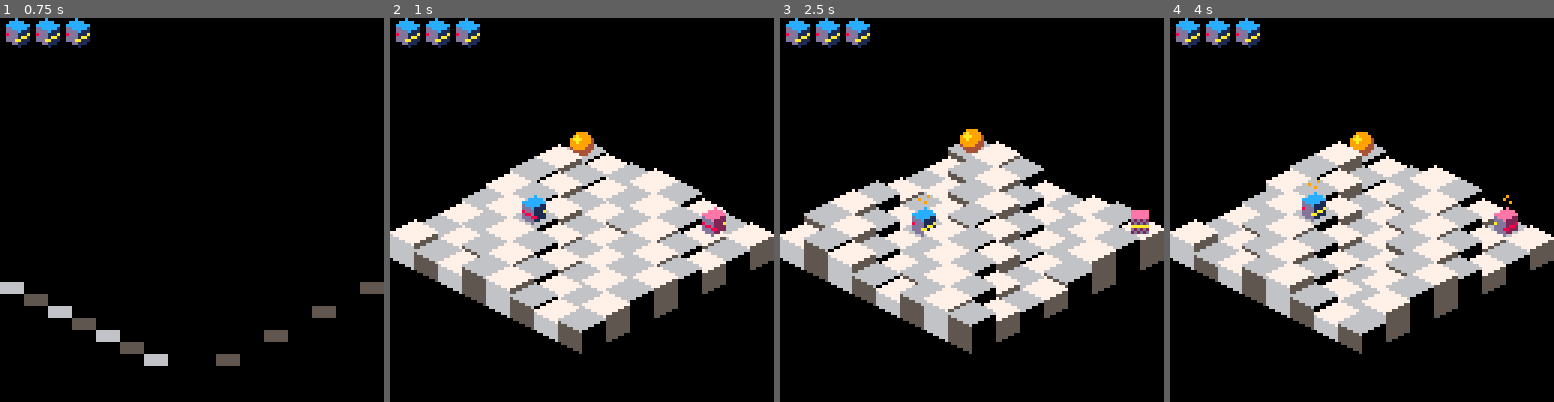
Above: before the commit, frames 1-4 (left to right).
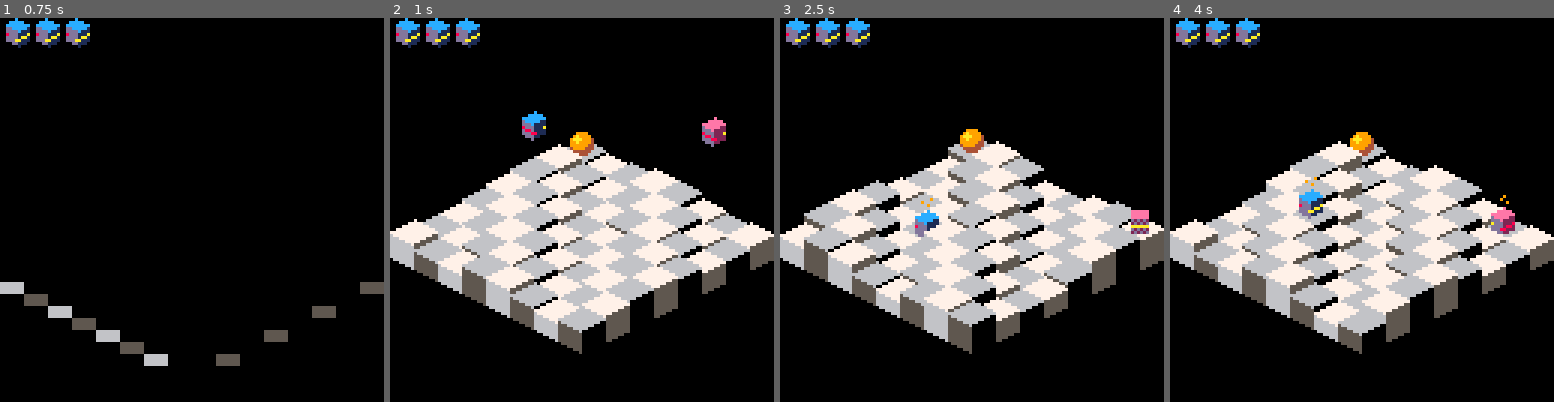
Above: after the commit, the same moments.

Repository: erwinbonsma/BumbleBotsPico8
Game: PICO-8 cartridge rolmops.p8
The game is run twice, just before and just after one commit, with the same random seed, the same clock (stepped at 60 frames per second) and the same inputs.
Inputs:
- Up to frame 1 (0.75 s): tap O (Z key) at 0.7 s
- Up to frame 2 (1 s): no input
- Up to frame 3 (2.5 s): hold Right 1.6-2.1 s; tap O (Z key) at 1.7, 2.1 s; hold Up 2.15-2.42 s; hold Right from 2.47 s (still down)
- Up to frame 4 (4 s): tap O (Z key) every 0.4 s from 2.5 to 3.7 s; release Right at 3.03 s; hold Left 3.08-3.58 s; hold Down 3.63-3.97 s

Frame 1 is identical in both runs. In frame 2, 1.5% of the frame differs, in the area x 34-88%, y 24-58%; in frame 3, 0.2%; in frame 4, 0.5%.

Commit message:
Let player only pick-up pickups when at ground-level
Refactoring to enable this:
- Moved mover height calculation from draw() to update(). Moved it to separate update_height method. Also now always invoking update() of movers.
- Introduced freeze() to Mover and Level class. Added can_move() method to handle both freeze and dazed. Animations now explicitly freeze the level.
- Let Level maintain player and enemies in single movers array. This facilitates invoking update(),destroy() and freeze() on all.
- Refactored Mover update() by moving some logic in new turn_step() and move_step() methods.

At start of level, let all movers drop from the sky. That's easy now and looks cool.

Diff:
--- a/rolmops.p8
+++ b/rolmops.p8
@@ -549,6 +549,7 @@
 
  o.drop_speed=1
  o.dazed=0
+ o.height=40
 
  return o
 end
@@ -567,6 +568,17 @@
 
 function mover:is_dazed()
  return self.dazed>0
+end
+
+function mover:freeze()
+ self.frozen=true
+end
+
+function mover:can_move()
+ return (
+  self.dazed==0 and
+  not self.frozen
+ )
 end
 
 function mover:heading()
@@ -592,7 +604,7 @@
   palt(5,true)
   palt(6,true)
  end
- local height=self.unit.height
+
  if self:moving() then
   local h=self:heading()
   dx=flr(
@@ -603,78 +615,94 @@
    (col_delta[h]+row_delta[h])
    *self.mov/self.mov_del/2+0.5
   )*self.mov_dir
-
-  -- adapt height if needed
-  if self.unit2!=nil then
-   --on two tiles, follow highest
-   height=max(height,self.unit2.height)
-  end
- end
- if (
-  self.prev_height!=nil and
-  self.prev_height>height
- ) then
+ end
+
+ dy-=self.height-self.draw_unit.height
+
+ spr(160+r%10,x+dx,y+dy-7,1,2)
+ pal()
+end --mover:draw()
+
+function mover:update_height()
+ local height=self.unit.height
+
+ -- adapt height if needed
+ if self.unit2!=nil then
+  --on two tiles, follow highest
+  height=max(height,self.unit2.height)
+ end
+ if self.height>height then
   --gradual fall
   height=max(
-   height,self.prev_height-self.drop_speed
+   height,self.height-self.drop_speed
   )
   self.drop_speed+=0.1
  else
   self.drop_speed=1
  end
- self.prev_height=height
- dy -= height-self.draw_unit.height
-
- spr(160+r%10,x+dx,y+dy-7,1,2)
- pal()
-end --mover:draw()
+ self.height=height
+end
+
+function mover:turn_step()
+ self.rot+=self.rot_dir+self.rot_max
+ self.rot%=self.rot_max
+ if self.rot%(5*self.rot_del)==0 then
+  -- finished turn
+  self.rot_dir=0
+ end
+end
+
+function mover:move_step()
+ self.mov+=self.mov_inc
+
+ local relmov=(
+  self.mov+self.mov_max
+ )%self.mov_max
+
+ if relmov==2*self.mov_del-1 then
+  -- about to enter next unit
+  local to_unit=self.unit:neighbour(
+   (
+    self:heading()+
+    self.mov_dir+3
+   )%4
+  )
+  if self:can_enter(to_unit) then
+   -- entered destination unit
+   self:entering_unit(to_unit)
+  else
+   -- cannot move, retreat
+   self.mov_inc=-1
+   self.mov+=self.mov_inc
+   self:bump()
+  end
+ elseif relmov==4*self.mov_del then
+  -- halfway crossing
+  self:enter_unit()
+ elseif relmov==7*self.mov_del then
+  -- exited source unit
+  self:exited_unit()
+ elseif self.mov==0 then
+  -- done
+  self.mov_dir=0
+  self.mov_inc=1
+ end
+end
 
 function mover:update()
  if self.dazed>0 then
   self.dazed-=1
  end
 
- if self:turning() then
-  self.rot+=self.rot_dir+self.rot_max
-  self.rot%=self.rot_max
-  if self.rot%(5*self.rot_del)==0 then
-   -- finished turn
-   self.rot_dir=0
-  end
- elseif self:moving() then
-  self.mov+=self.mov_inc
-  local relmov=(
-   self.mov+self.mov_max
-  )%self.mov_max
-  if relmov==2*self.mov_del-1 then
-   -- about to enter next unit
-   local to_unit=self.unit:neighbour(
-    (
-     self:heading()+
-     self.mov_dir+3
-    )%4
-   )
-   if self:can_enter(to_unit) then
-    -- entered destination unit
-    self:entering_unit(to_unit)
-   else
-    -- cannot move, retreat
-    self.mov_inc=-1
-    self.mov+=self.mov_inc
-    self:bump()
-   end
-  elseif relmov==4*self.mov_del then
-   -- halfway crossing
-   self:enter_unit()
-  elseif relmov==7*self.mov_del then
-   -- exited source unit
-   self:exited_unit()
-  elseif self.mov==0 then
-   -- done
-   self.mov_dir=0
-   self.mov_inc=1
-  end
- end
+ if self:can_move() then
+  if self:turning() then
+   self:turn_step()
+  elseif self:moving() then
+   self:move_step()
+  end
+ end
+
+ self:update_height()
 end --mover:update()
 
 function mover:bump()
@@ -735,9 +763,9 @@
  end
 
  if (
+  self:can_move() and
   not self:moving() and
-  not self:turning() and
-  not self:is_dazed()
+  not self:turning()
  ) then
   if self.nxt_rot_dir!=nil then
    self.rot_dir=self.nxt_rot_dir
@@ -757,11 +785,16 @@
  ) then
   sfx(5)
  end
+
  if (
-  self.unit.height<-50 and
-  self.unit2==nil
- )
- then
+  self.unit.pickup!=nil and
+  self.height==self.unit.height
+ ) then
+  self.unit.pickup:pickup(self)
+  self.unit.pickup=nil
+ end
+
+ if self.height<-50 then
   game.signal_death()
  end
 end --update()
@@ -769,14 +802,6 @@
 function player:bump()
  mover.bump(self)
  sfx(0)
-end
-
-function player:enter_unit()
- mover.enter_unit(self)
- if self.unit.pickup!=nil then
-  self.unit.pickup:pickup(self)
-  self.unit.pickup=nil
- end
 end
 
 enemy={}
@@ -806,7 +831,7 @@
   game:signal_death()
  end
 
- if not self:is_dazed() then
+ if self:can_move() then
   if (
    not self:moving() and
    not self:turning()
@@ -918,7 +943,7 @@
  self.__index=self
 
  o.pickups={}
- o.enemies={}
+ o.movers={}
 
  return o
 end
@@ -928,20 +953,21 @@
  self.map_view=new_mapview(map_model)
 end
 
+function level:add_mover(pos,mover)
+ local unit=
+  self.map_model:unit_at(pos)
+ unit:add_mover(mover)
+ mover.unit=unit
+ add(self.movers,mover)
+end
+
 function level:add_player(pos)
  self.player=player:new()
- local unit=
-  self.map_model:unit_at(pos)
- unit:add_mover(self.player)
- self.player.unit=unit
+ self:add_mover(pos,self.player)
 end
 
 function level:add_enemy(pos,enemy)
- local unit=
-  self.map_model:unit_at(pos)
- unit:add_mover(enemy)
- enemy.unit=unit
- add(self.enemies,enemy)
+ self:add_mover(pos,enemy)
 end
 
 function level:add_pickup(pos,pickup)
@@ -952,25 +978,25 @@
 end
 
 function level:reset()
- for e in all(self.enemies) do
-  e:destroy()
- end
- self.enemies={}
- if self.player!=nil then
-  self.player:destroy()
-  self.player=nil
- end
+ for mover in all(self.movers) do
+  mover:destroy()
+ end
+ self.movers={}
+ self.player=nil
  self.map_model.wave_strength_delta=1
 end
 
-function level:update(only_map)
+function level:freeze()
+ for mover in all(self.movers) do
+  mover:freeze()
+ end
+end
+
+function level:update()
  self.map_model:update()
 
- if not only_map then
-  self.player:update()
-  for e in all(self.enemies) do
-   e:update()
-  end
+ for mover in all(self.movers) do
+  mover:update()
  end
 end
 
@@ -1057,7 +1083,7 @@
 
   death_signalled=false
 
-  level:update(anim!=nil)
+  level:update()
 
   if (anim==nil) then
    if #pickups==#level.pickups then
@@ -1079,11 +1105,9 @@
  function me.handle_death()
   lives-=1
   if lives>0 then
-   anim=die_animation(
-    level.map_model
-   )
+   anim=die_animation(level)
   else
-   anim=game_over_animation()
+   anim=game_over_animation(level)
   end
  end
 
@@ -1112,7 +1136,7 @@
  return me
 end --new_game()
 
-function die_animation(map_model)
+function die_animation(level)
  local me={}
 
  local clk=0
@@ -1136,12 +1160,13 @@
   message_box("careful now")
  end
 
- map_model.wave_strength_delta=-1
+ level.map_model.wave_strength_delta=-1
+ level:freeze()
 
  return me
 end --die_animation
 
-function game_over_animation()
+function game_over_animation(level)
  local me={}
 
  local clk=0
@@ -1163,6 +1188,7 @@
   end
  end
 
+ level:freeze()
  sfx(2)
 
  return me
@@ -1202,6 +1228,7 @@
   level.map_model.functions,
   shock_wave:new(pu.col,pu.row)
  )
+ level:freeze()
 
  return me
 end --level_done_animation
